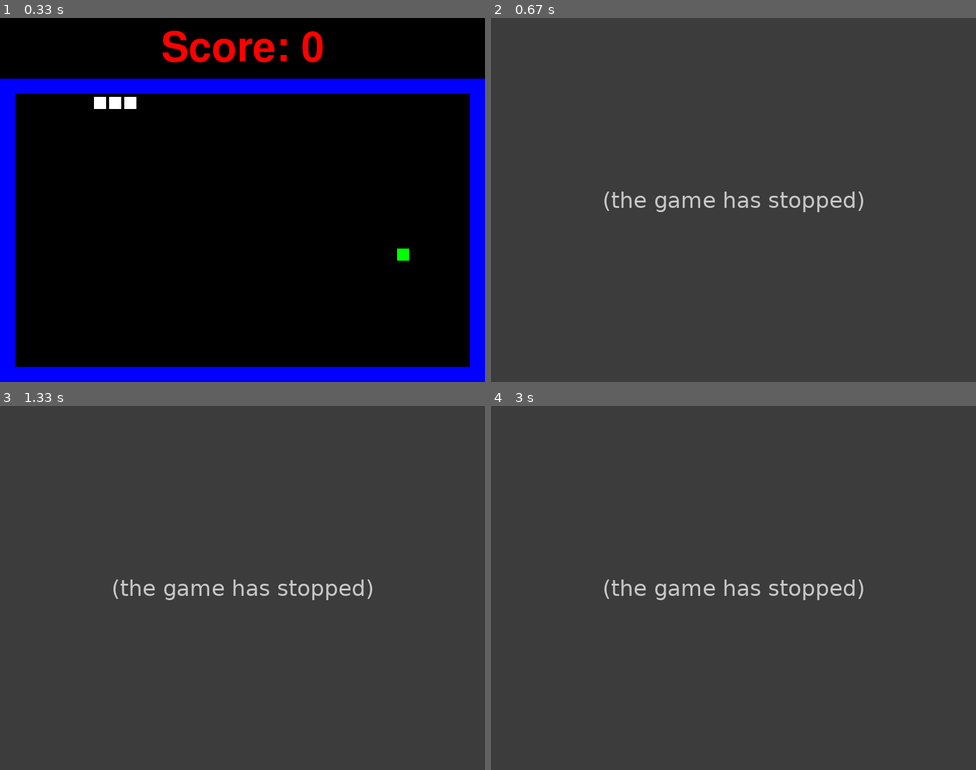
Above: before the commit, frames 1-4 (two rows, left to right).
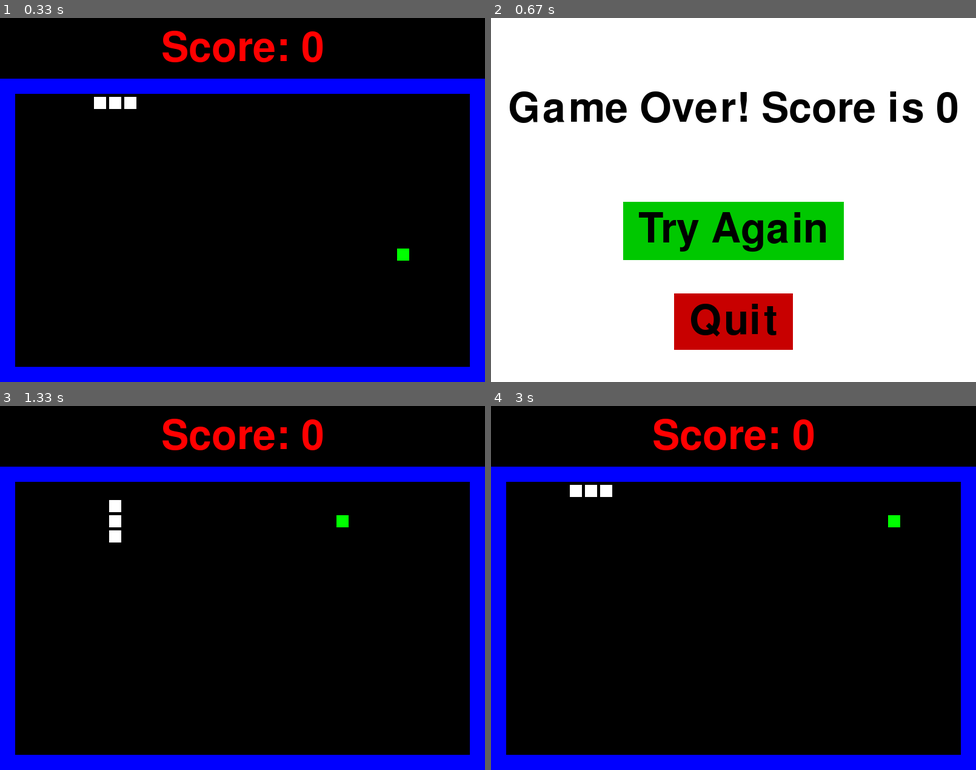
Above: after the commit, the same moments.

Repository: danlls/snake-pygame
Game: pygame game, started from main.py
The game is run twice, just before and just after one commit, with the same random seed, the same clock (stepped at 60 frames per second) and the same inputs.
Inputs (mouse positions are in pixels of both pictures, inside the frame that each line leads up to):
- Up to frame 1 (0.33 s): no input
- Up to frame 2 (0.67 s): hold Up from 0.33 s (still down)
- Up to frame 3 (1.33 s): release Up at 0.8 s; press the mouse at (242, 617) at 0.87 s; move the mouse to (203, 547) at 0.97 s; release the mouse at (169, 475) at 1.1 s; hold Down from 1.17 s (still down); move the mouse to (72, 719) at 1.2 s
- Up to frame 4 (3 s): release Down at 1.47 s; hold Left 1.5-1.9 s; press the mouse at (733, 617) at 1.97 s; move the mouse to (757, 602) at 2.07 s; release the mouse at (786, 588) at 2.2 s; hold Up 2.27-2.63 s; move the mouse to (651, 726) at 2.3 s; press the mouse at (733, 617) at 2.7 s; move the mouse to (815, 649) at 2.8 s; release the mouse at (903, 682) at 2.93 s

Frame 1 is identical in both runs. In frame 2, 100% of the frame differs, in the area x 0-100%, y 0-100%; in frame 3, 100%; in frame 4, 100%.
Before the commit the program exited at 0.35 s; later frames show no game.

Commit message:
Ref #8 -- Add endgame screen
Add endgame screen allow user to play again or quit the game.

Closes https://github.com/danlls/snake-pygame/issues/8

Diff:
--- a/main.py
+++ b/main.py
@@ -10,6 +10,8 @@
 BLUE = (0, 0, 255)
 GREEN = (0, 255, 0)
 RED = (255, 0, 0)
+DARK_GREEN = (0, 200, 0)
+DARK_RED = (200, 0, 0)
 
 # Size of each snake segments
 SEGMENT_WIDTH = 20
@@ -189,8 +191,11 @@
         self.font = pygame.font.Font(None, 100)
 
         self.clock = pygame.time.Clock()
+
+
+    def game_init(self):
+        self.score = 0
         self.running = True
-        self.score = 0
 
         # Scoreboard
         self.score_board = pygame.Surface((self.screen_width, 100))
@@ -230,7 +235,9 @@
         # Puts snake starting point at top left of screen
         self.snake = Snake(self.game_bound['min_x']+WALL_THICKNESS+SEGMENT_MARGIN, self.game_bound['min_y']+WALL_THICKNESS+SEGMENT_MARGIN)
 
+
     def run(self):
+        self.game_init()
         while self.running:
             for event in pygame.event.get():
                 if event.type == pygame.QUIT:
@@ -267,7 +274,8 @@
 
             # Collision detection
             if self.snake.collides_any(self.walls) or self.snake.collides_any(self.snake.tail()):
-                self.quit()
+                self.running = False
+                self.game_end()
             if self.snake.collides(self.food):
                 self.score += 1
                 self.snake.grow()
@@ -277,8 +285,59 @@
             pygame.display.update()
             self.clock.tick(FRAMERATE)
 
+    def game_end(self):
+        end = True
+        while end:
+            for event in pygame.event.get():
+                if event.type == pygame.QUIT:
+                    self.quit()
+
+            self.screen.fill(WHITE)
+
+            # Draw endgame text
+            self.endgame_text = self.font.render("Game Over! Score is {}".format(self.score), True, BLACK)
+            self.endgame_text_pos = self.endgame_text.get_rect()
+            self.endgame_text_pos.center = ((self.screen_width/2),(self.screen_height/4))
+            self.screen.blit(self.endgame_text, self.endgame_text_pos)
+
+            # Draw buttons
+            button_padx = 50
+            button_pady = 25
+            try_again_text = self.font.render("Try Again", True, BLACK)
+            try_again_pos = try_again_text.get_rect()
+            try_again_pos.center = ((self.endgame_text_pos.centerx), (self.endgame_text_pos.centery+200))
+
+            quit_text = self.font.render("Quit", True, BLACK)
+            quit_pos = quit_text.get_rect()
+            quit_pos.center = ((self.endgame_text_pos.centerx), (self.endgame_text_pos.centery+350))
+
+            try_again_button_rect = try_again_pos.inflate(button_padx, button_pady)
+            quit_button_rect = quit_pos.inflate(button_padx, button_pady)
+
+            mouse_pos = pygame.mouse.get_pos()
+            mouse_click = pygame.mouse.get_pressed()
+
+            # Draw buttons
+            button_color = DARK_GREEN
+            if try_again_button_rect.collidepoint(mouse_pos):
+                button_color = GREEN
+                if mouse_click[0]: self.run()
+            pygame.draw.rect(self.screen, button_color, try_again_button_rect)
+
+            button_color = DARK_RED
+            if quit_button_rect.collidepoint(mouse_pos):
+                button_color = RED
+                if mouse_click[0]: self.quit()
+            pygame.draw.rect(self.screen, button_color, quit_button_rect)
+
+            # Draw text
+            self.screen.blit(try_again_text, try_again_pos)
+            self.screen.blit(quit_text, quit_pos)
+
+            pygame.display.update()
+            self.clock.tick(FRAMERATE)
+
     def quit(self):
-        self.running = False
         pygame.quit()
         quit()
 
